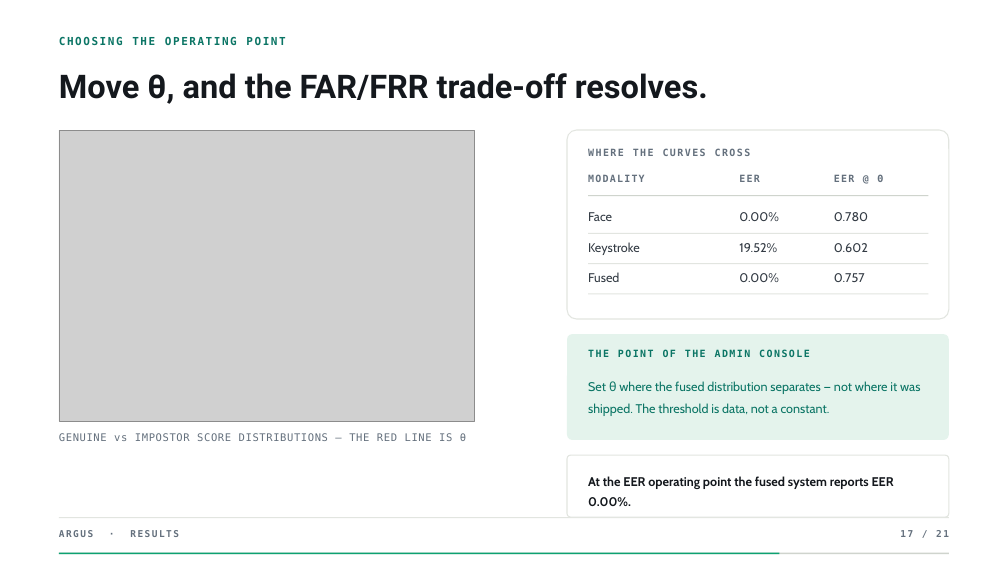
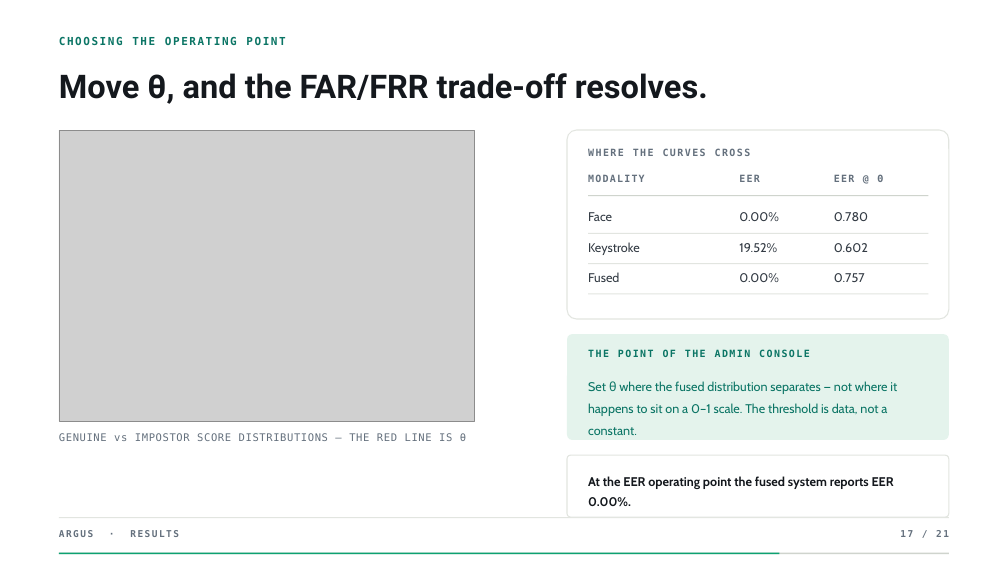
Before and after one commit to Harshit-3114/ARGUS, a slide deck: slide 17 of ARGUS-presentation.pptx. Drawn at 1008x567 pixels with LibreOffice and Linux fonts; fonts in the diff are those of the drawing; grey boxes stand for pictures; background and template pictures are left out. Boxes give left, top, right and bottom in pixels: in the first picture for what was removed or moved away, otherwise in the second. Text is boxed around its words. In the diff, an @@ line names an element or a change of style, - is before the commit and + after.

```diff
--- a/ARGUS-presentation.pptx
+++ b/ARGUS-presentation.pptx
@@ text at box(588, 381, 897, 435): text changed @@
-Set θ where the fused distribution separates — not where it was shipped. The threshold is data, not a constant.
+Set θ where the fused distribution separates — not where it happens to sit on a 0–1 scale. The threshold is data, not a constant.
```
Also in this commit, not shown: 3 other slides changed.
